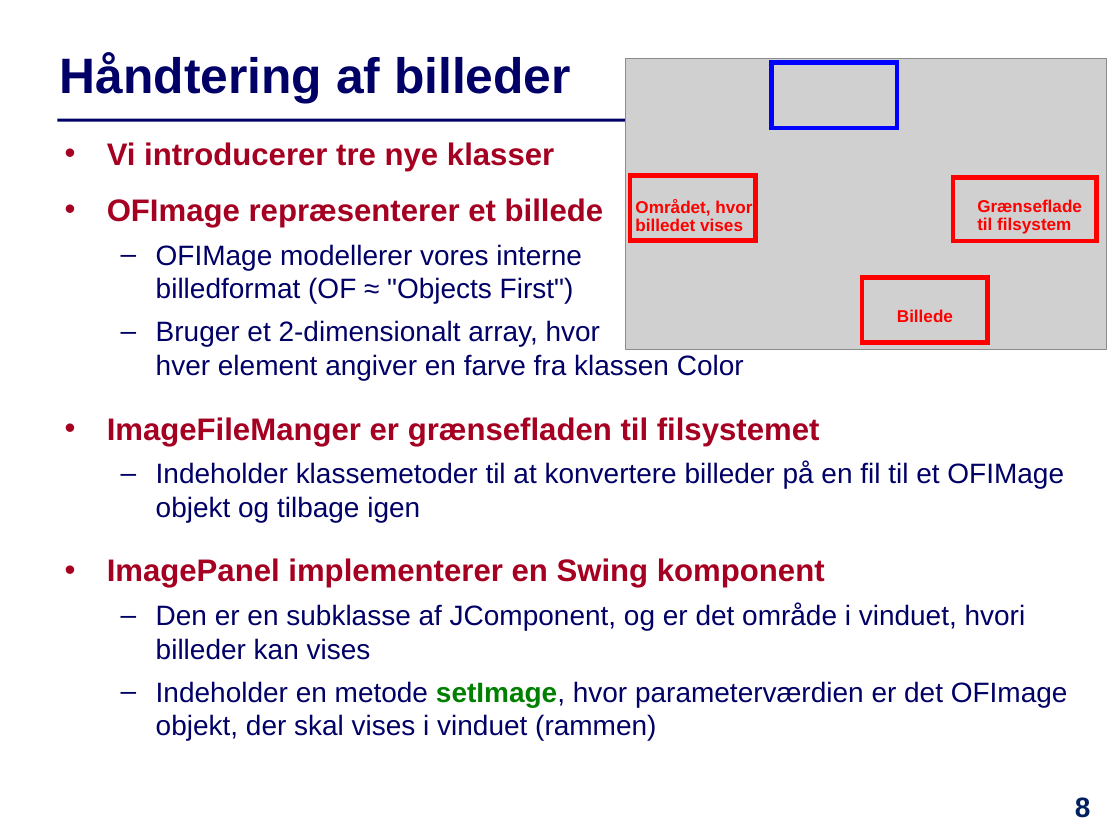
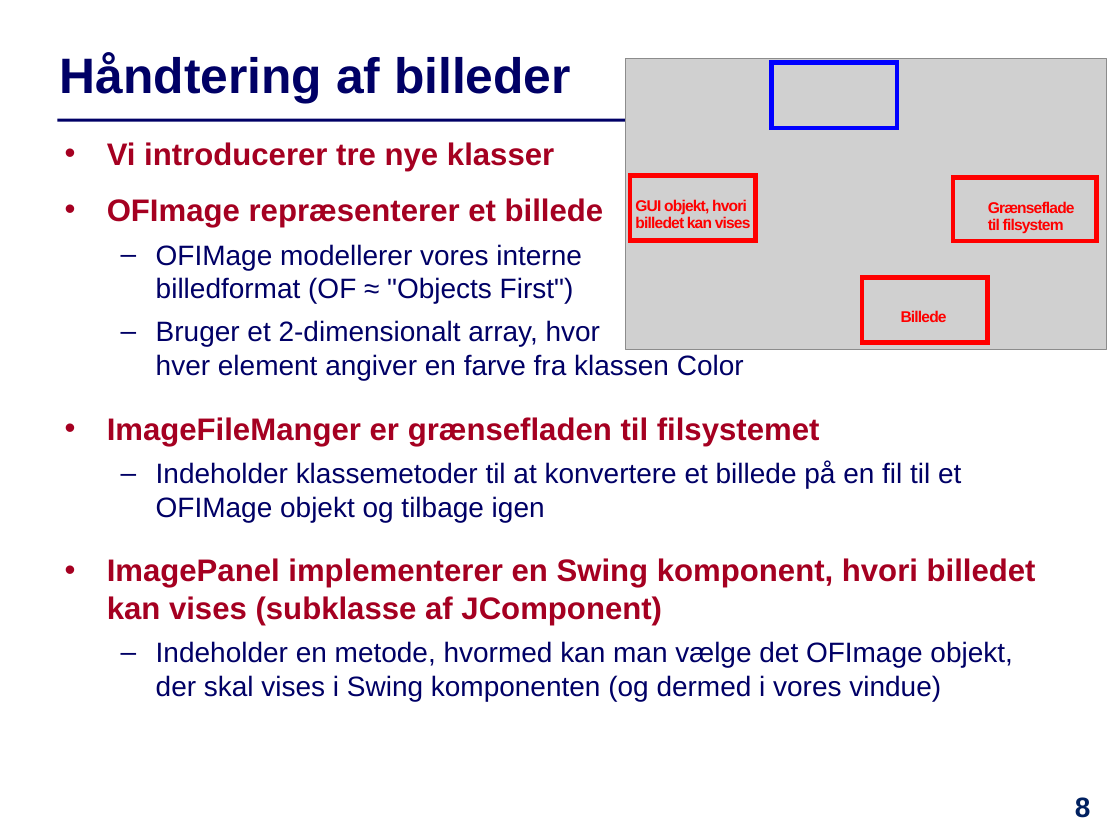
Before and after one commit to IntProgAU/Materiale, a slide deck: slide 8 of web/e23/uge_13/Slides-Uge13.pptx. Drawn at 1120x840 pixels with LibreOffice and Linux fonts; fonts in the diff are those of the drawing; grey boxes stand for pictures. Boxes give left, top, right and bottom in pixels: in the first picture for what was removed or moved away, otherwise in the second. Text is boxed around its words. In the diff, an @@ line names an element or a change of style, - is before the commit and + after.

```diff
--- a/web/e23/uge_13/Slides-Uge13.pptx
+++ b/web/e23/uge_13/Slides-Uge13.pptx
@@ text at box(635, 199, 751, 228): text changed; size 11 to 10 pt @@
-Området, hvor billedet vises
+GUI objekt, hvori billedet kan vises
@@ text "Grænseflade til filsystem": place and size @@
-text "Grænseflade til filsystem" at box(977, 199, 1082, 234)
+text "Grænseflade til filsystem" at box(988, 201, 1075, 233)
@@ text "Grænseflade til filsystem" at box(988, 201, 1075, 233): size 11 to 10 pt, letter spacing 0 to -0.5 pt @@
@@ text "Billede" at box(901, 311, 947, 322): size 11 to 10 pt, letter spacing 0 to -0.5 pt @@
@@ text at box(107, 461, 1036, 701): text changed @@
-  – Indeholder klassemetoder til at konvertere billeder på en fil til et OFIMage objekt og tilbage igen
-  • ImagePanel implementerer en Swing komponent
-  – Den er en subklasse af JComponent, og er det område i vinduet, hvori billeder kan vises
-  – Indeholder en metode setImage, hvor parameterværdien er det OFImage objekt, der skal vises i vinduet (rammen)
+  – Indeholder klassemetoder til at konvertere et billede på en fil til et OFIMage objekt og tilbage igen
+  • ImagePanel implementerer en Swing komponent, hvori billedet kan vises (subklasse af JComponent)
+  – Indeholder en metode, hvormed kan man vælge det OFImage objekt, der skal vises i Swing komponenten (og dermed i vores vindue)
```
Also in this commit, not shown: 13 other slides changed, 1 other file.
